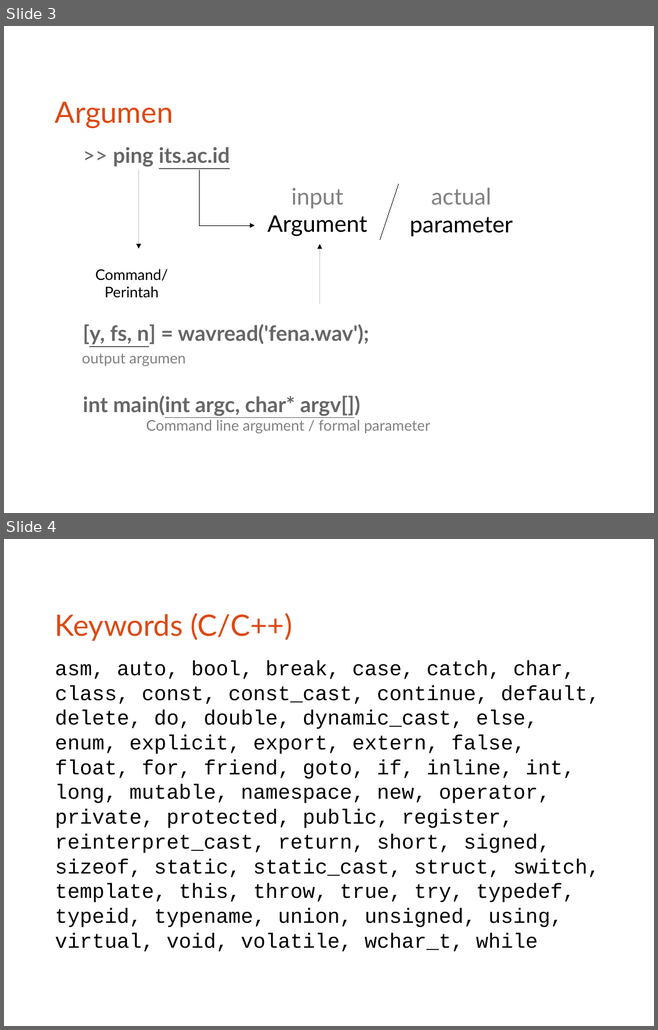
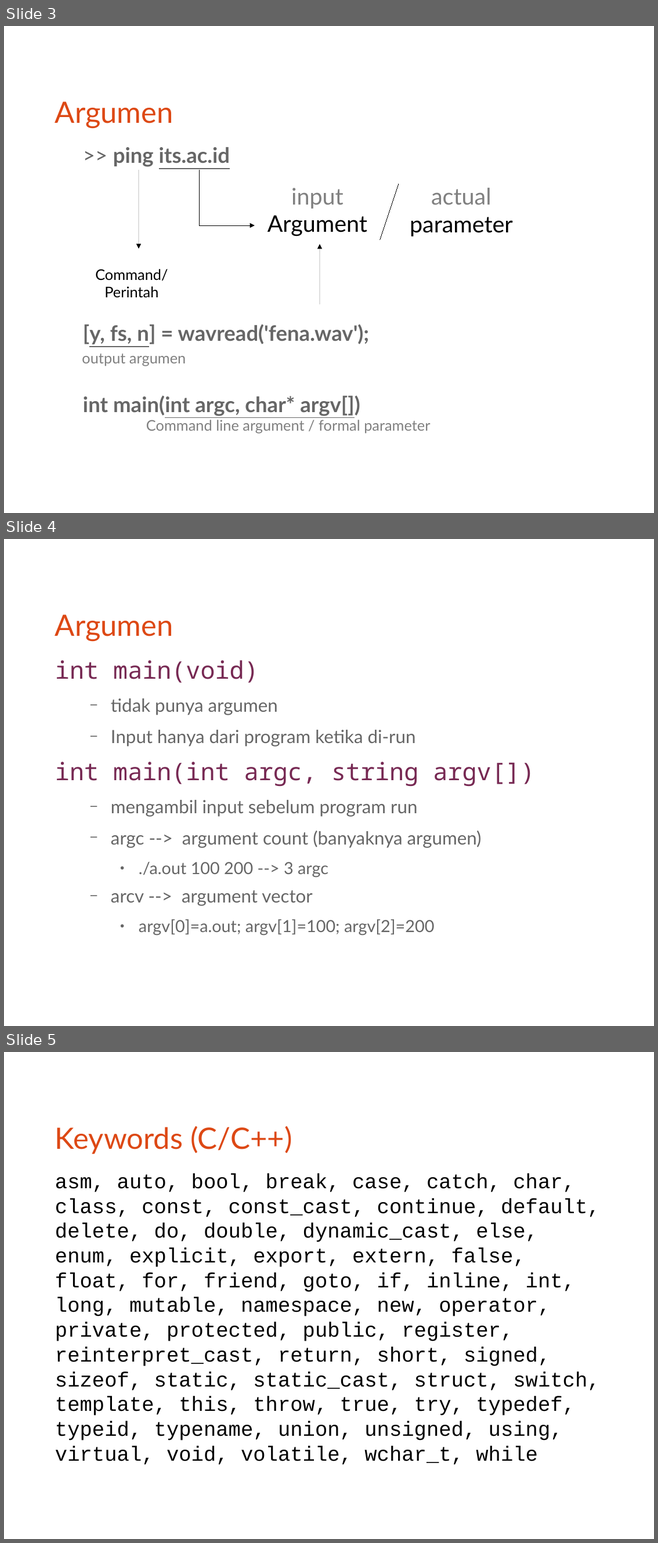
Before and after one commit to bagustris/prokom-tf, a slide deck: slide/prokom4.odp. Shown one above the other, each under a label of ours: slides 3 and 4 before the commit, slides 3, 4 and 5 after it. The pictures are 658x1030 and 658x1543 pixels, drawn with LibreOffice and Linux fonts; fonts in the diff are those of the drawing. Boxes give left, top, right and bottom in pixels: in the first picture for what was removed or moved away, otherwise in the second. Text is boxed around its words. In the diff, an @@ line names an element or a change of style, - is before the commit and + after.

```diff
--- a/slide/prokom4.odp
+++ b/slide/prokom4.odp
@@ slide 4 added at <box>4,539,654,1026</box>, background #FFFFFF @@
@@ title added at <box>55,614,173,641</box>, 36 pt, text #DD4814 @@
+Argumen
@@ text added at <box>55,660,534,935</box>, 22.2 pt, text #666666 @@
+int main(void)
+  − tidak punya argumen
+  − Input hanya dari program ketika di-run
+int main(int argc, string argv[])
+  − mengambil input sebelum program run
+  − argc --> argument count (banyaknya argumen)
+    ● ./a.out 100 200 --> 3 argc
+  − arcv --> argument vector
+    ● argv[0]=a.out; argv[1]=100; argv[2]=200
@@ what was slide 4 is now slide 5 @@
```
Also in this commit, not shown: 6 slides changed, 8 other files.
